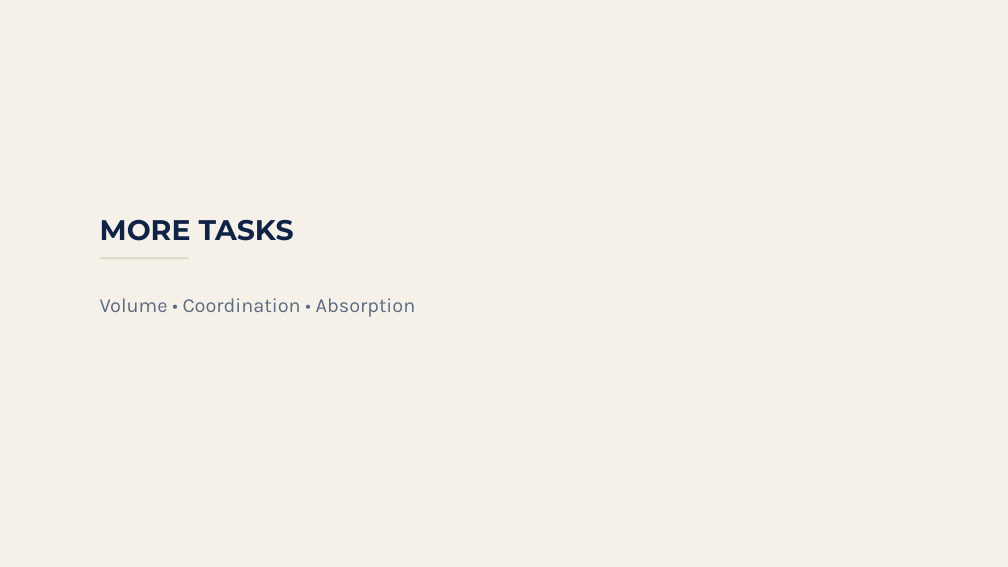
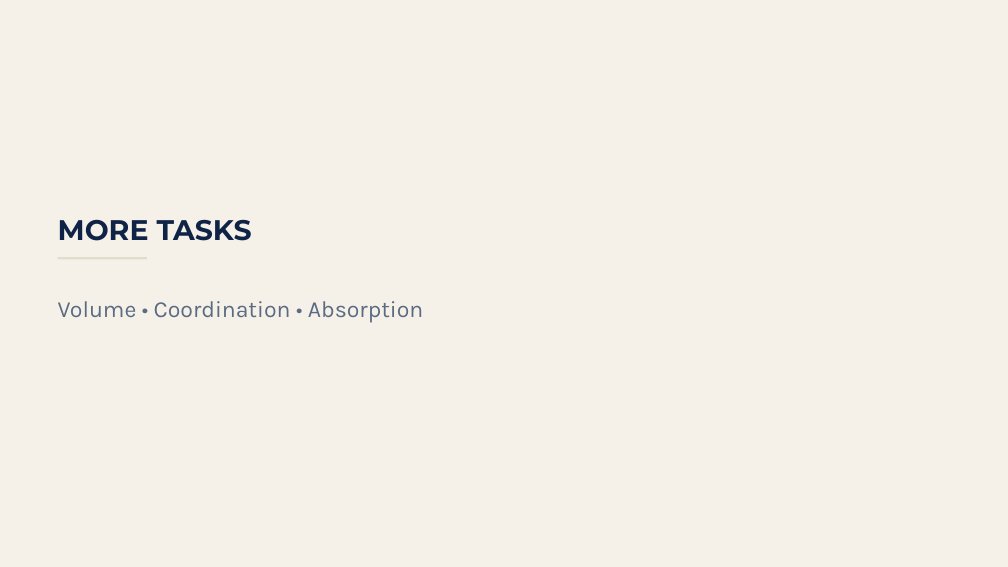
Before and after one commit to temidanielle/temidayoafonja-site, a slide deck: slide 12 of deliverables/video-5-slides/out/Video_5_Reveal_Builds.pptx. Drawn at 1008x567 pixels with LibreOffice and Linux fonts; fonts in the diff are those of the drawing. Boxes give left, top, right and bottom in pixels: in the first picture for what was removed or moved away, otherwise in the second. Text is boxed around its words. In the diff, an @@ line names an element or a change of style, - is before the commit and + after.

```diff
--- a/deliverables/video-5-slides/out/Video_5_Reveal_Builds.pptx
+++ b/deliverables/video-5-slides/out/Video_5_Reveal_Builds.pptx
@@ text "MORE TASKS": place and size @@
-text "MORE TASKS" at (100, 219, 294, 241)
+text "MORE TASKS" at (58, 219, 252, 241)
@@ rectangle: place and size @@
-rectangle at (100, 257, 189, 259)
+rectangle at (57, 257, 147, 259)
@@ text "Volume • Coordination • Absorption": place and size @@
-text "Volume • Coordination • Absorption" at (100, 298, 416, 317)
+text "Volume • Coordination • Absorption" at (58, 301, 423, 322)
@@ text "Volume • Coordination • Absorption" at (58, 301, 423, 322): size 19 to 22 pt @@
```
Also in this commit, not shown: 10 other slides changed, 26 other files.
